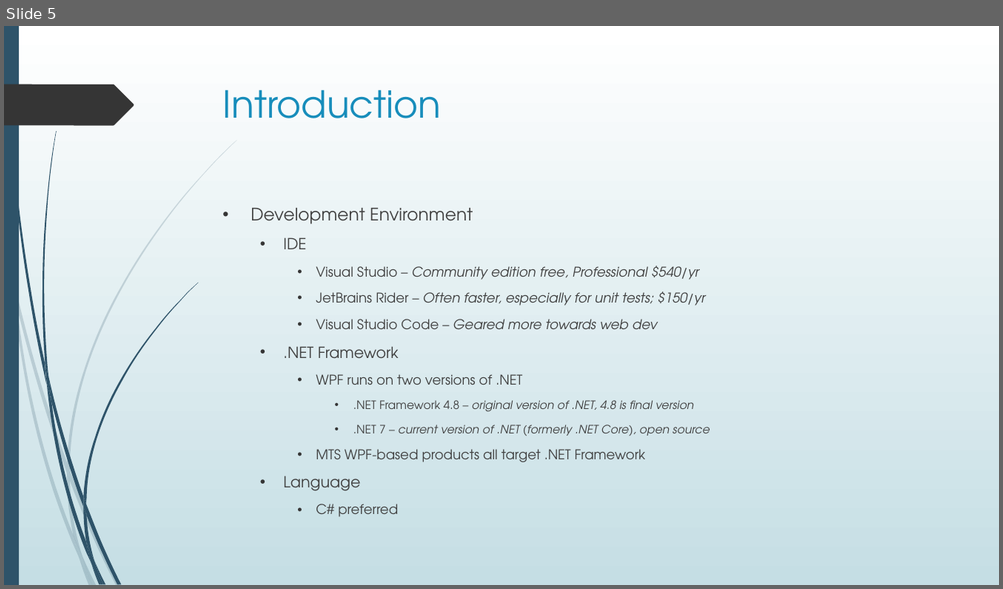
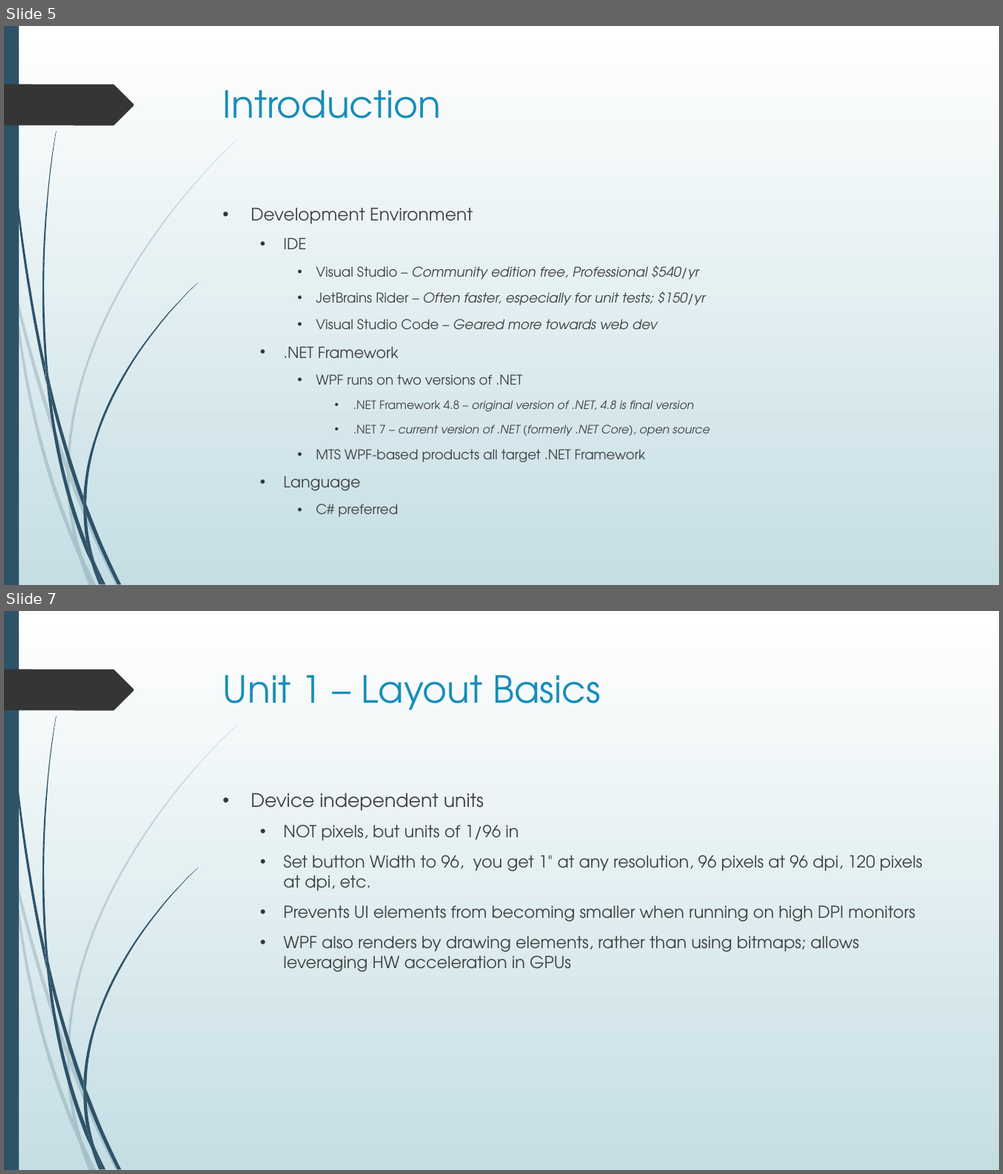
Before and after one commit to seanpsexton/wpf-workshop-solutions, a slide deck: WPF-Workshop-Sexton-Oct2023.pptx. Shown one above the other, each under a label of ours: slide 5 before the commit, slides 5 and 7 after it; the slides between them are not shown. The pictures are 1003x589 and 1003x1174 pixels, drawn with LibreOffice and Linux fonts; fonts in the diff are those of the drawing. Boxes give left, top, right and bottom in pixels: in the first picture for what was removed or moved away, otherwise in the second. Text is boxed around its words. In the diff, an @@ line names an element or a change of style, - is before the commit and + after.

Commit message:
PPT Unit 1

```diff
--- a/WPF-Workshop-Sexton-Oct2023.pptx
+++ b/WPF-Workshop-Sexton-Oct2023.pptx
@@ slide 7 added at box(4, 611, 999, 1170), background gradient #FFFFFF to #C5DEE5; not listed: 24 template elements that a slide beside it also shows @@
@@ title added at box(223, 675, 600, 710), 36 pt, text #178DBB @@
+Unit 1 – Layout Basics
@@ text added at box(250, 793, 922, 972), 16 pt, text #404040 @@
+• Device independent units
+  • NOT pixels, but units of 1/96 in
+  • Set button Width to 96, you get 1" at any resolution, 96 pixels at 96 dpi, 120 pixels at dpi, etc.
+  • Prevents UI elements from becoming smaller when running on high DPI monitors
+  • WPF also renders by drawing elements, rather than using bitmaps; allows leveraging HW acceleration in GPUs
```
Also in this commit, not shown: 4 other slides added.
